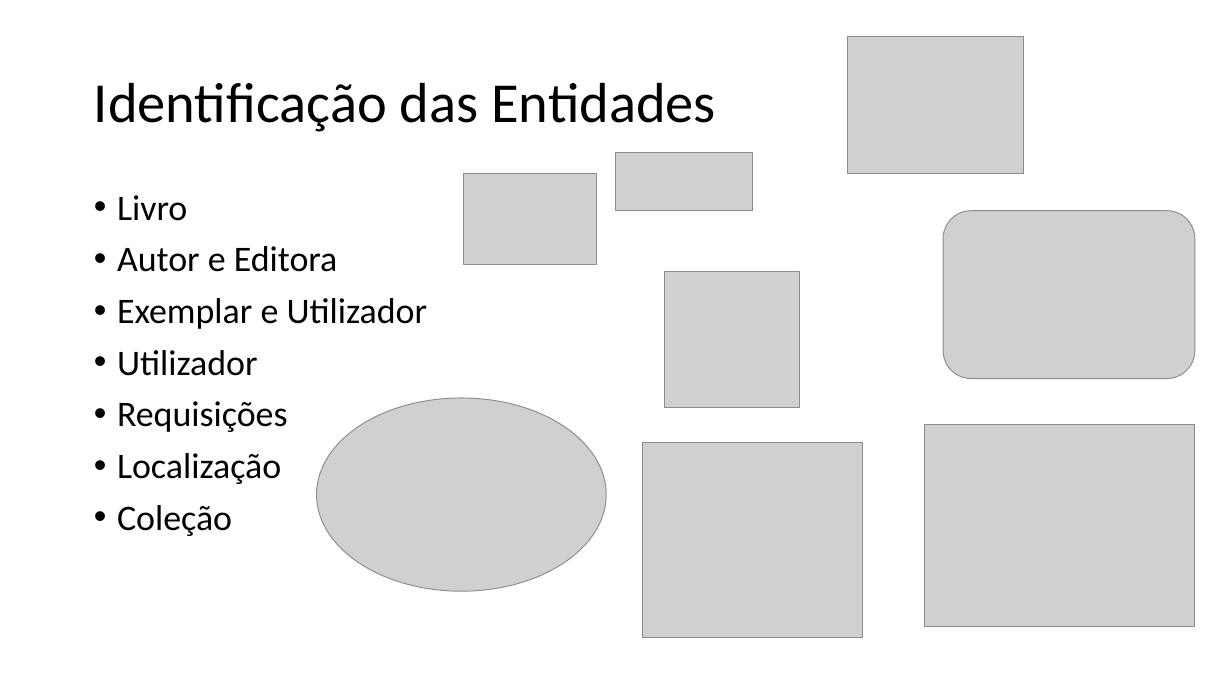
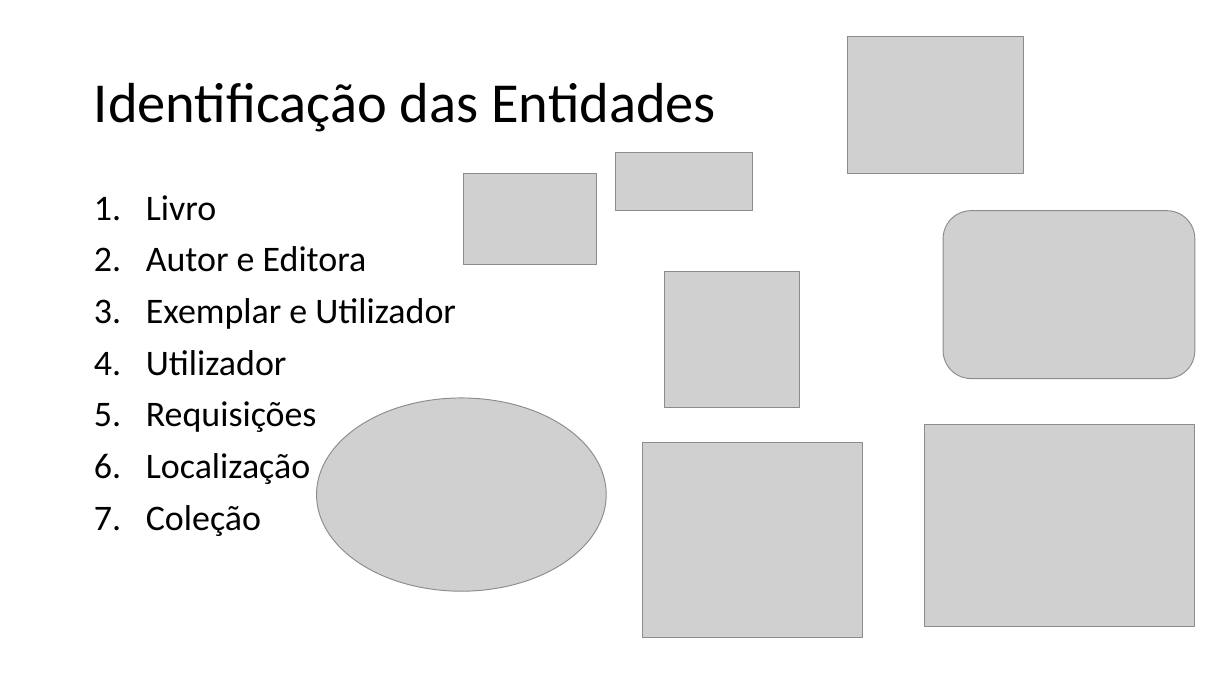
Before and after one commit to b-p3r/BD-1516, a slide deck: slide 12 of begininPP.pptx. Drawn at 1232x693 pixels with LibreOffice and Linux fonts; fonts in the diff are those of the drawing; grey boxes stand for pictures. Boxes give left, top, right and bottom in pixels: in the first picture for what was removed or moved away, otherwise in the second. Text is boxed around its words. In the diff, an @@ line names an element or a change of style, - is before the commit and + after.

```diff
--- a/begininPP.pptx
+++ b/begininPP.pptx
@@ text "Livro" at (146, 195, 456, 536): bullet • to 1. @@
```
Also in this commit, not shown: 4 slides added.
